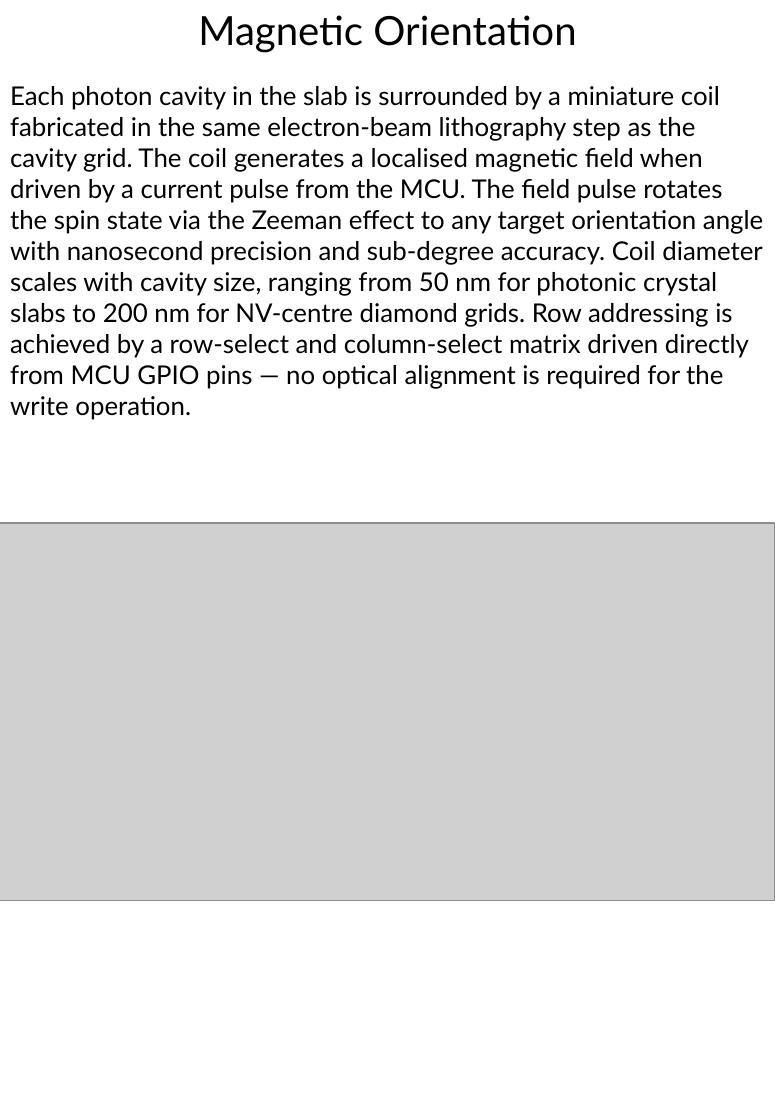
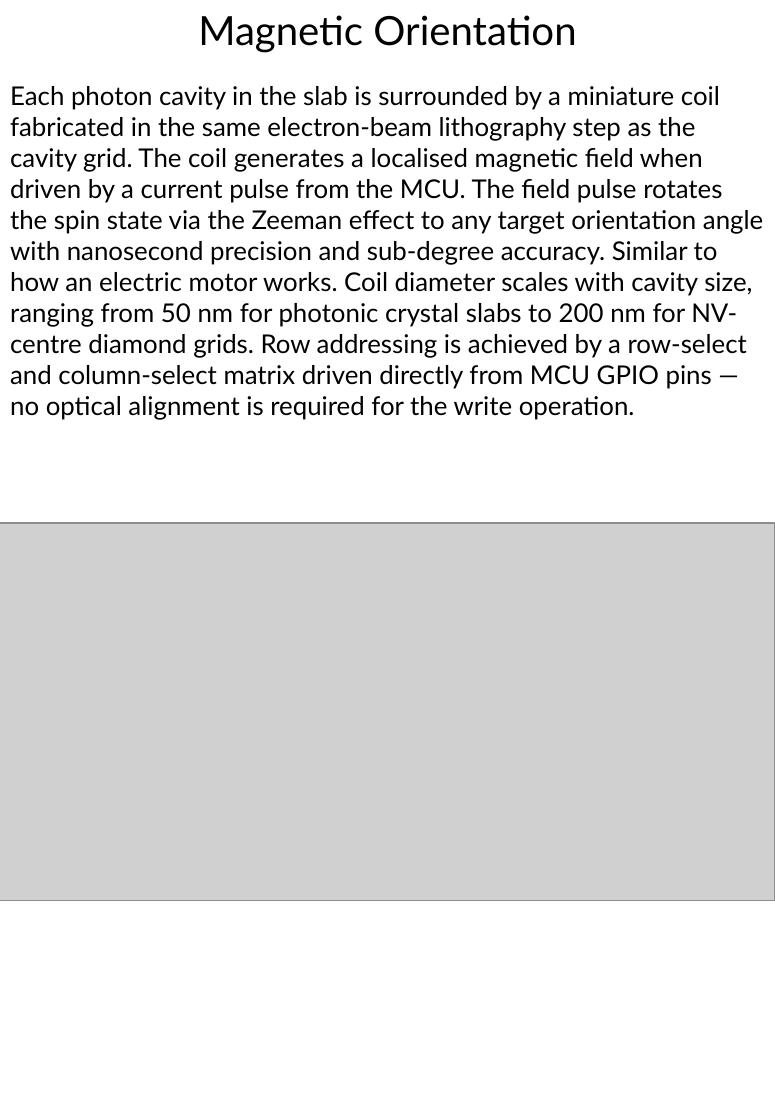
Before and after one commit to DansDesigns/EMT, a slide deck: slide 5 of QuantumEntangledMultiplexingTranceiver.pptx (slide 8 before the commit). Drawn at 775x1120 pixels with LibreOffice and Linux fonts; fonts in the diff are those of the drawing; grey boxes stand for pictures. Boxes give left, top, right and bottom in pixels: in the first picture for what was removed or moved away, otherwise in the second. Text is boxed around its words. In the diff, an @@ line names an element or a change of style, - is before the commit and + after.

```diff
--- a/QuantumEntangledMultiplexingTranceiver.pptx
+++ b/QuantumEntangledMultiplexingTranceiver.pptx
@@ text at (10,86,763,420): text changed @@
-Each photon cavity in the slab is surrounded by a miniature coil fabricated in the same electron-beam lithography step as the cavity grid. The coil generates a localised magnetic field when driven by a current pulse from the MCU. The field pulse rotates the spin state via the Zeeman effect to any target orientation angle with nanosecond precision and sub-degree accuracy. Coil diameter scales with cavity size, ranging from 50 nm for photonic crystal slabs to 200 nm for NV-centre diamond grids. Row addressing is achieved by a row-select and column-select matrix driven directly from MCU GPIO pins — no optical alignment is required for the write operation.
+Each photon cavity in the slab is surrounded by a miniature coil fabricated in the same electron-beam lithography step as the cavity grid. The coil generates a localised magnetic field when driven by a current pulse from the MCU. The field pulse rotates the spin state via the Zeeman effect to any target orientation angle with nanosecond precision and sub-degree accuracy. Similar to how an electric motor works. Coil diameter scales with cavity size, ranging from 50 nm for photonic crystal slabs to 200 nm for NV-centre diamond grids. Row addressing is achieved by a row-select and column-select matrix driven directly from MCU GPIO pins — no optical alignment is required for the write operation.
```
Also in this commit, not shown: 14 other slides changed.
